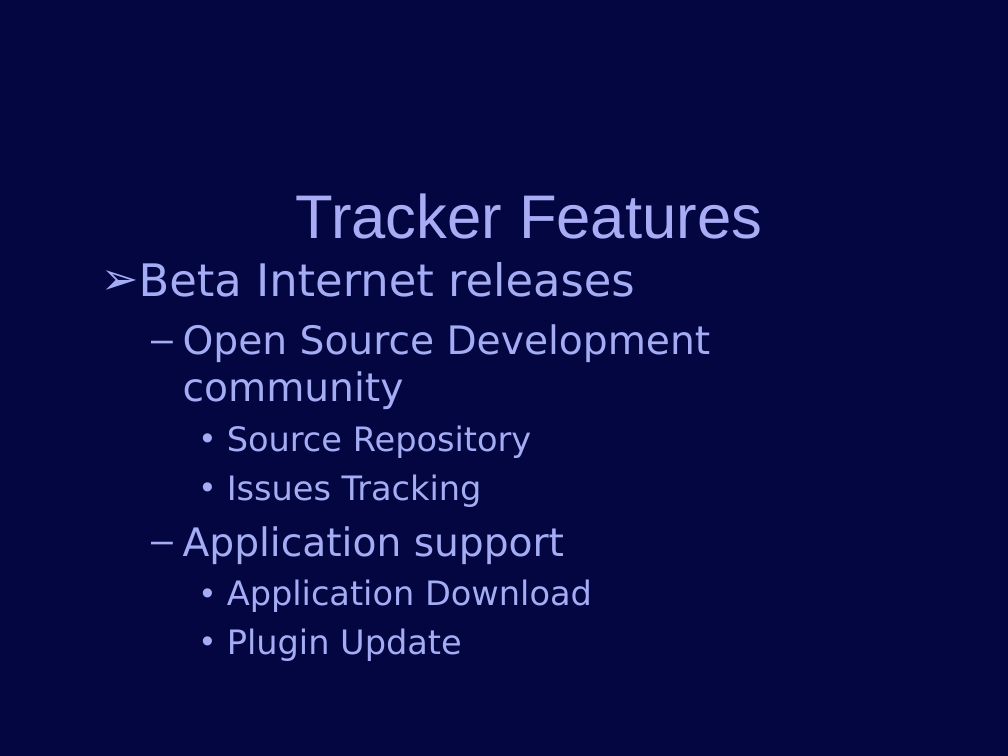
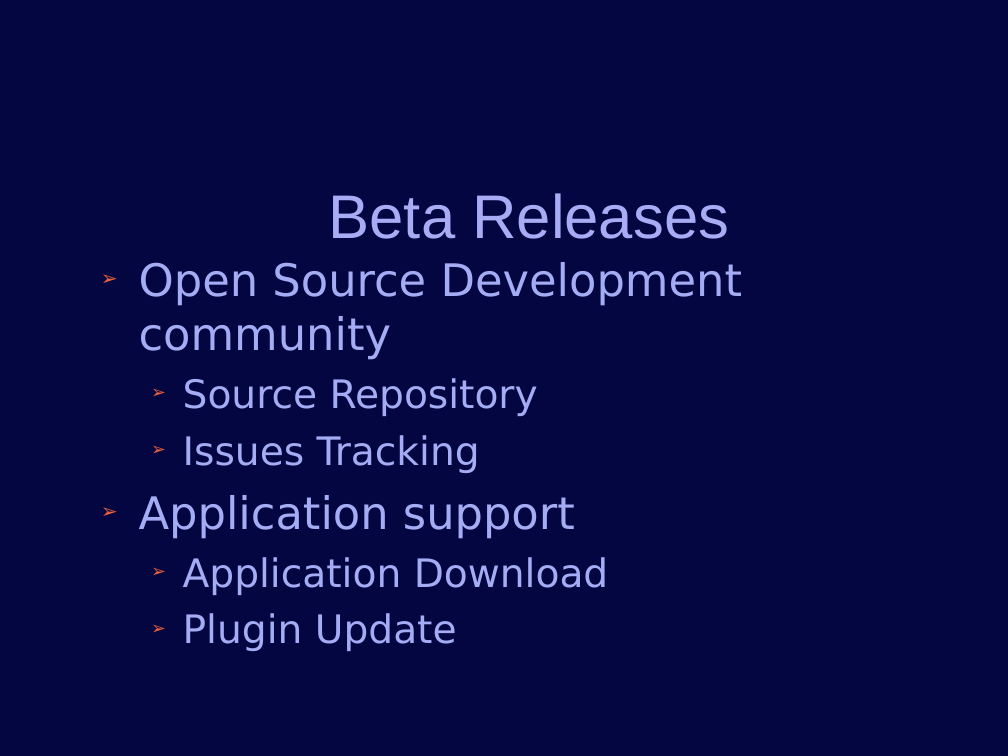
Before and after one commit to jconlon/Tracker, a slide deck: slide 14 of tracker/trunk/com.verticon.tracker.documentation/src/Tracker Introduction.odp (slide 12 before the commit). Drawn at 1008x756 pixels with LibreOffice and Linux fonts; fonts in the diff are those of the drawing; background and template pictures are left out. Boxes give left, top, right and bottom in pixels: in the first picture for what was removed or moved away, otherwise in the second. Text is boxed around its words. In the diff, an @@ line names an element or a change of style, - is before the commit and + after.

```diff
--- a/tracker/trunk/com.verticon.tracker.documentation/src/Tracker Introduction.odp
+++ b/tracker/trunk/com.verticon.tracker.documentation/src/Tracker Introduction.odp
@@ title at <box>329,193,729,239</box>: text changed @@
-Tracker Features
+Beta Releases
@@ text at <box>101,262,635,297</box>: paragraph removed @@
-➢ Beta Internet releases
@@ text "Open Source Development community" at <box>139,262,743,651</box>: size 28 to 32 pt in "Open Source Development community", "Application support"; size 24 to 28 pt in "Source Repository", "Issues Tracking", "Application Download", "Plugin Update"; bullet – to ➢; list level 2 to 1 in "Open Source Development community"; bullet colour #A4ACF4 to #EB613D; bullet • to ➢; list level 3 to 2 in "Source Repository"; list level 3 to 2 in "Issues Tracking"; list level 2 to 1 in "Application support"; list level 3 to 2 in "Application Download"; list level 3 to 2 in "Plugin Update" @@
```
Also in this commit, not shown: 11 other slides changed, 2 slides added.
